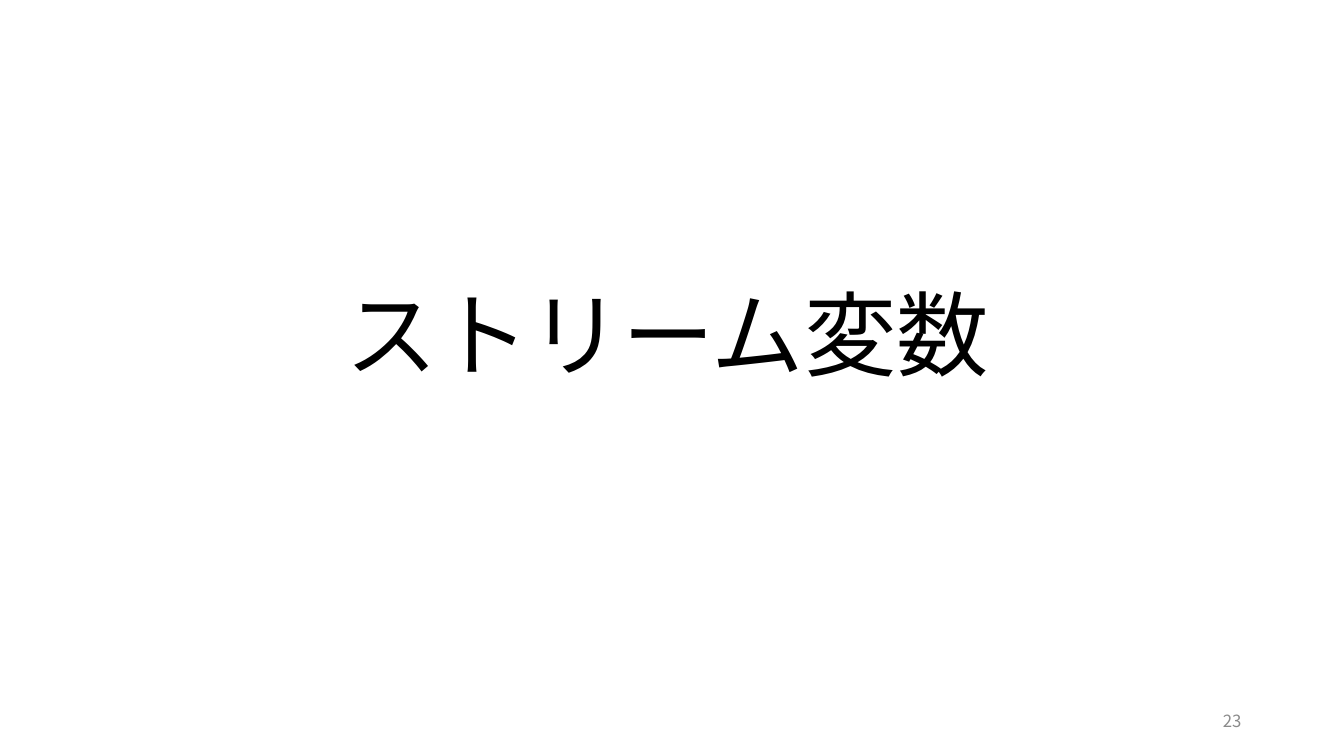
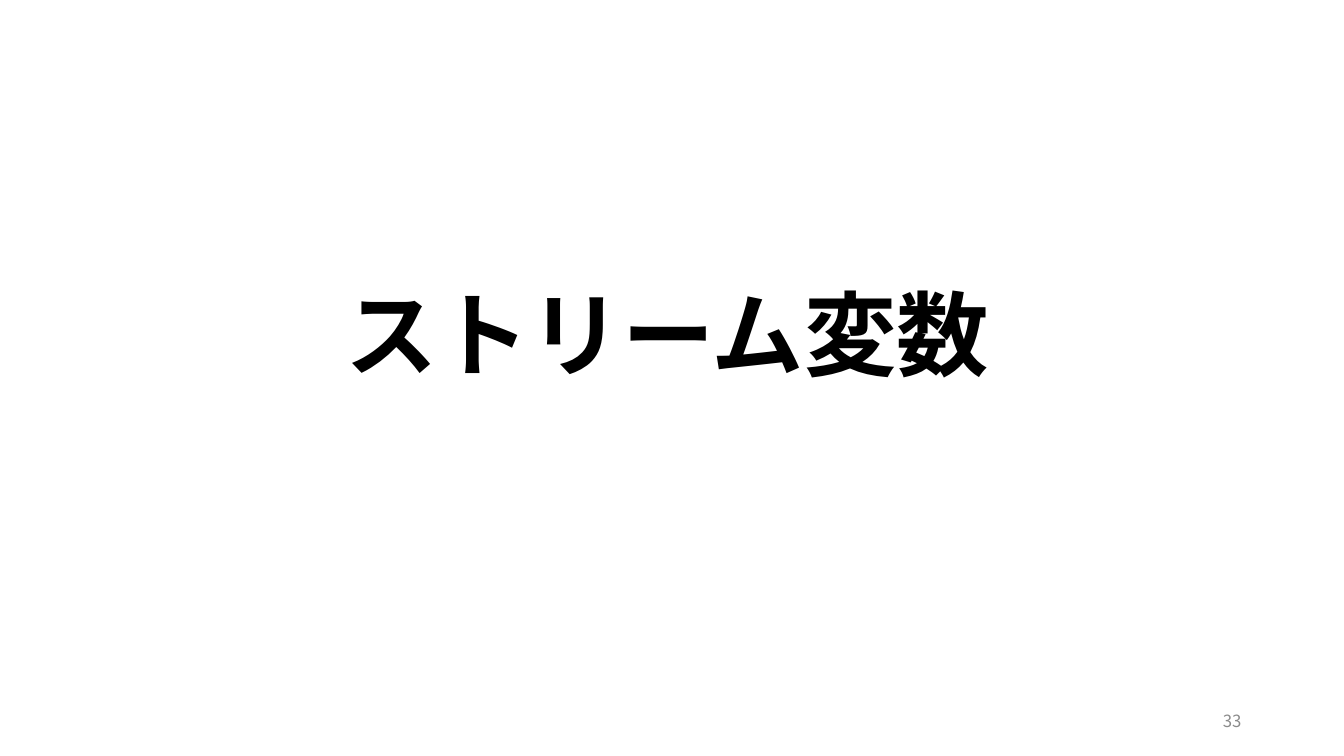
Before and after one commit to UedaShigenori/OpenModelica_Tutorials_Ja, a slide deck: slide 33 of Dev/7_PhysicsDomainModel/OpenModelica_Tutorials_7_PlantModel.pptx (slide 23 before the commit). Drawn at 1344x756 pixels with LibreOffice and Linux fonts; fonts in the diff are those of the drawing. Boxes give left, top, right and bottom in pixels: in the first picture for what was removed or moved away, otherwise in the second. Text is boxed around its words. In the diff, an @@ line names an element or a change of style, - is before the commit and + after.

```diff
--- a/Dev/7_PhysicsDomainModel/OpenModelica_Tutorials_7_PlantModel.pptx
+++ b/Dev/7_PhysicsDomainModel/OpenModelica_Tutorials_7_PlantModel.pptx
@@ text "ストリーム変数" at (x1=345, y1=290, x2=989, y2=378): bold on @@
@@ page number at (x1=1223, y1=714, x2=1242, y2=727): text changed @@
-23
+33
```
Also in this commit, not shown: 10 other slides changed, 10 slides added.
